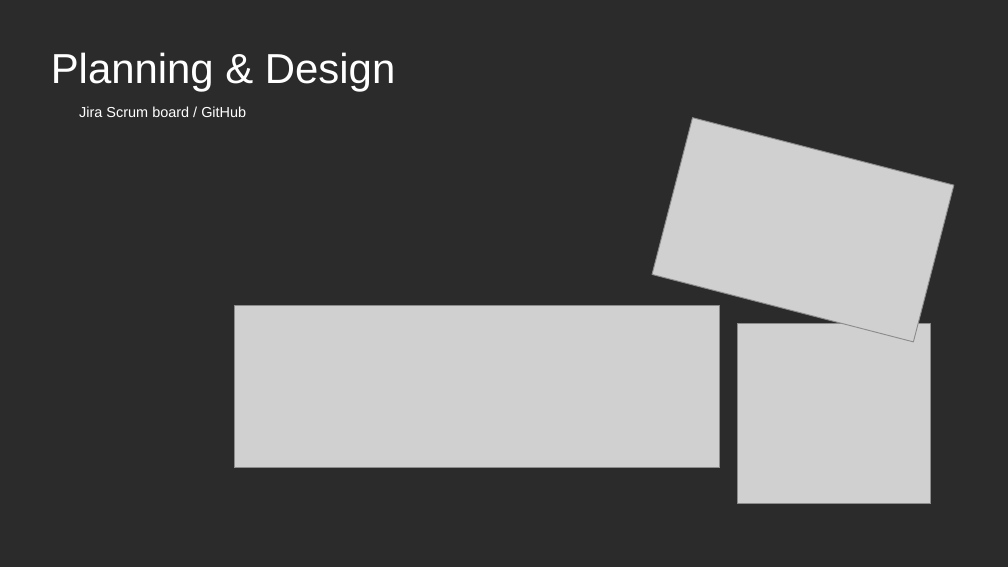
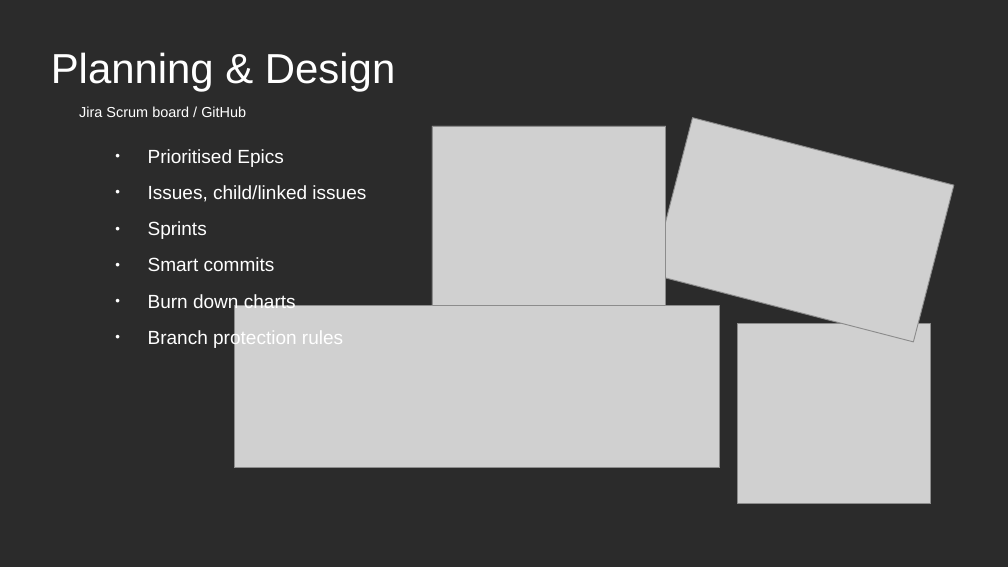
Before and after one commit to KBarrett89/Group3-supplementary, a slide deck: slide 5 of Final Project Presentation.odp. Drawn at 1008x567 pixels with LibreOffice and Linux fonts; fonts in the diff are those of the drawing; grey boxes stand for pictures; background and template pictures are left out; a plain dark background stands for a picture behind light text. Boxes give left, top, right and bottom in pixels: in the first picture for what was removed or moved away, otherwise in the second. Text is boxed around its words. In the diff, an @@ line names an element or a change of style, - is before the commit and + after.

Commit message:
updates to slides

```diff
--- a/Final Project Presentation.odp
+++ b/Final Project Presentation.odp
@@ text added at bbox=[148, 149, 366, 348], 15 pt, text #FFFFFF @@
+● Prioritised Epics
+● Issues, child/linked issues
+● Sprints
+● Smart commits
+● Burn down charts
+● Branch protection rules
@@ picture added at bbox=[432, 126, 666, 306] @@
```
Also in this commit, not shown: 2 other slides changed, 1 slide added, 1 slide removed.
